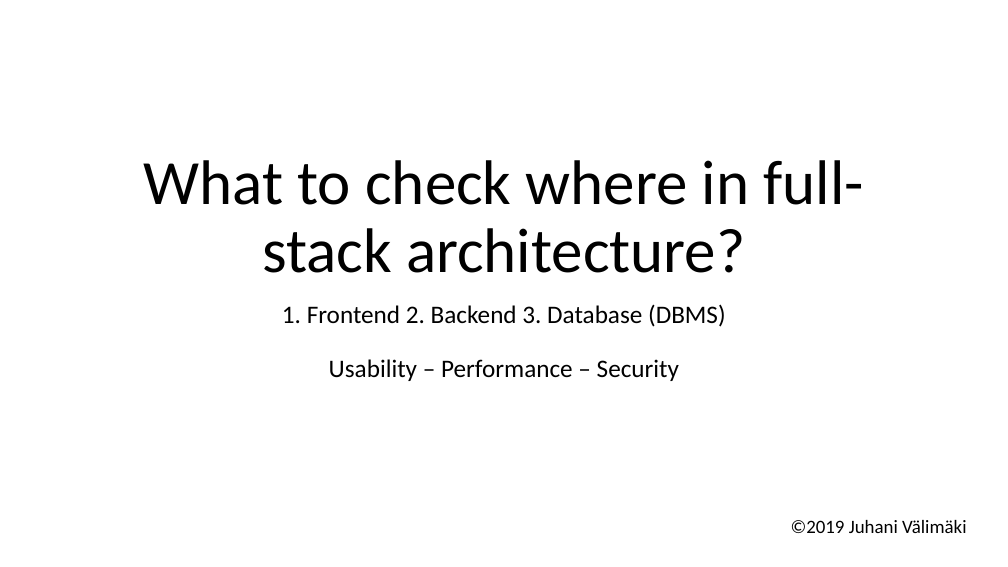
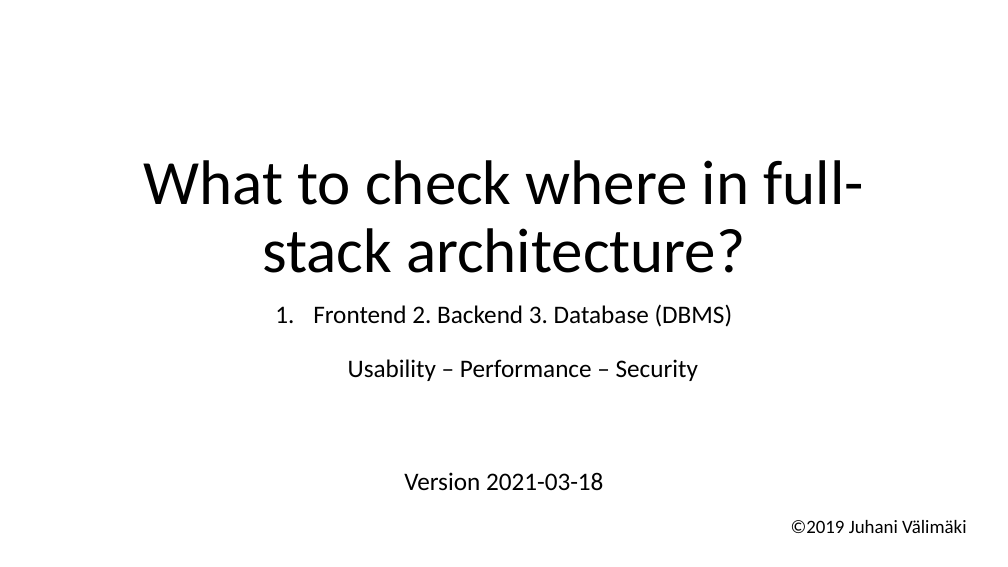
Before and after one commit to valju/docs_backend_design, a slide deck: slide 1 of WhatToDoInFrontBackAndDB_usability_performance_security/What to check where in full-stack.pptx. Drawn at 1008x567 pixels with LibreOffice and Linux fonts; fonts in the diff are those of the drawing. Boxes give left, top, right and bottom in pixels: in the first picture for what was removed or moved away, otherwise in the second. Text is boxed around its words. In the diff, an @@ line names an element or a change of style, - is before the commit and + after.

```diff
--- a/WhatToDoInFrontBackAndDB_usability_performance_security/What to check where in full-stack.pptx
+++ b/WhatToDoInFrontBackAndDB_usability_performance_security/What to check where in full-stack.pptx
@@ subtitle at (313, 304, 733, 491): text changed @@
-1. Frontend 2. Backend 3. Database (DBMS)
-Usability – Performance – Security
+1. Frontend 2. Backend 3. Database (DBMS)
+   Usability – Performance – Security
+Version 2021-03-18
```
Also in this commit, not shown: 3 other slides changed, 3 other files.
